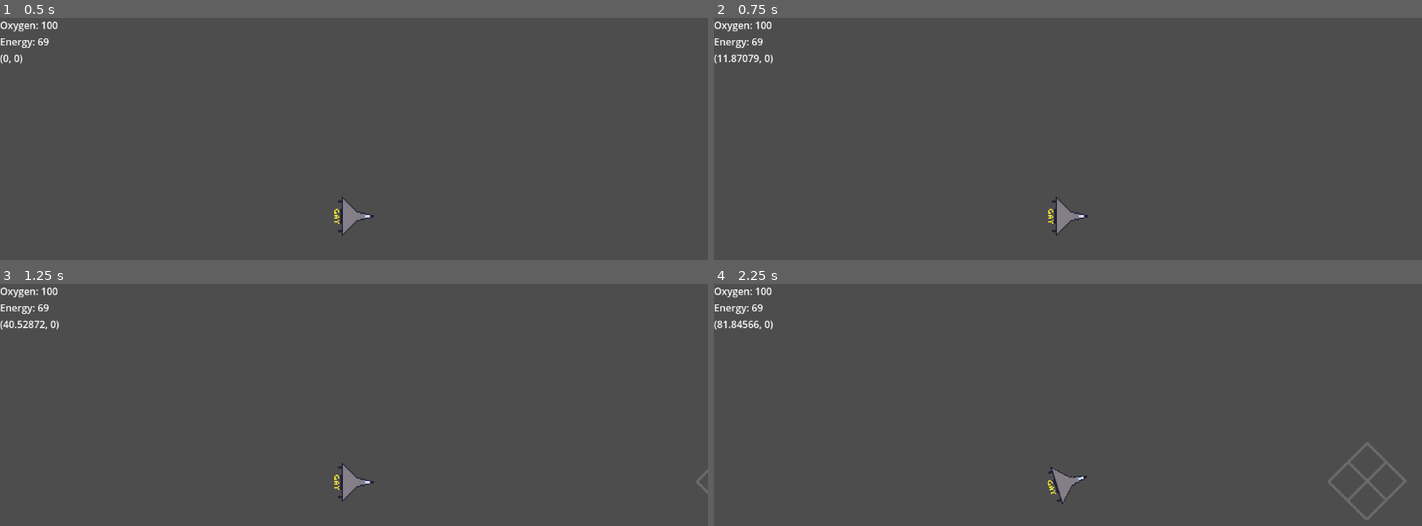
Above: before the commit, frames 1-4 (two rows, left to right).
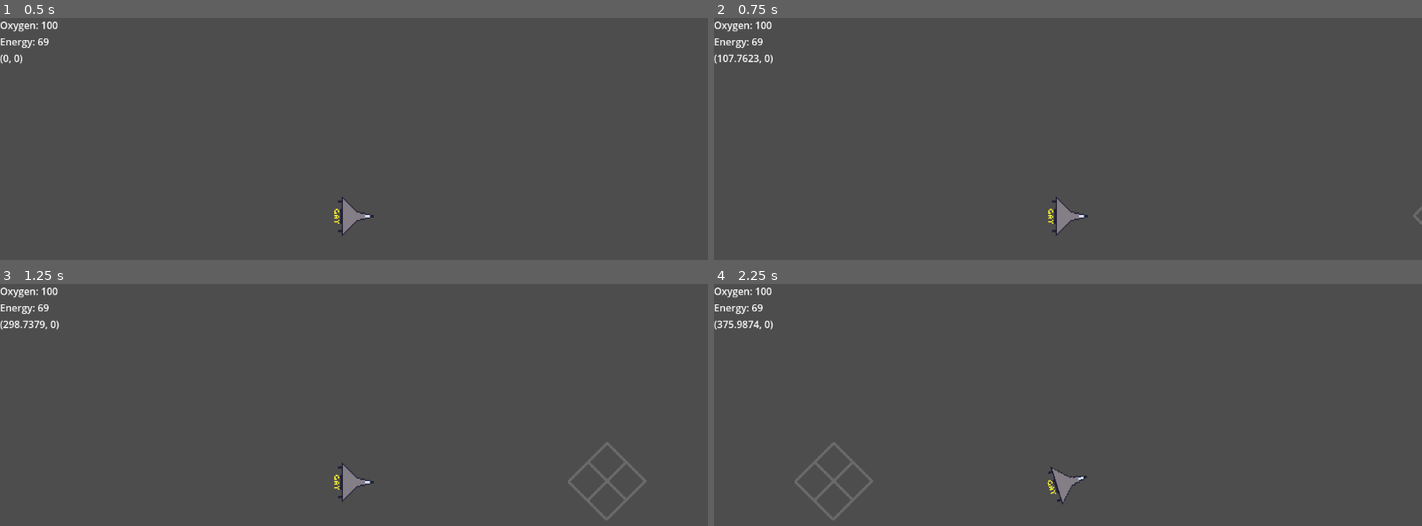
Above: after the commit, the same moments.

Repository: CapybaraIsSwagDev/EndIsNear
Game: Godot game, scene res://World.tscn
Same seed, same stepped clock (60 frames per second), same inputs: the game is played once before the commit and once after it.
Inputs:
- Up to frame 1 (0.5 s): no input
- Up to frame 2 (0.75 s): tap Enter at 0.5 s; hold W (up) from 0.53 s (still down)
- Up to frame 3 (1.25 s): keep holding W (up)
- Up to frame 4 (2.25 s): release W (up) at 2.03 s; hold A (left) from 2.03 s (still down)

Frame 1 is identical in both runs. In frame 2, 0.1% of the frame differs, in the area x 1-100%, y 14-86%; in frame 3, 0.5%; in frame 4, 0.9%, in the area x 0-98%, y 14-98%.

Commit message:
Update player.gd

Diff:
--- a/player.gd
+++ b/player.gd
@@ -7,31 +7,32 @@
 var Energy = 69
 
 
-var speed = 10  # move speed in pixels/sec
-var Acclereration = 1
-var friction = 0.1
+var MaxSpeed = 80 # move speed in pixels/sec
+var Acclereration = 10
+var friction = 1
 var rotation_speed = 1.5  # turning speed in radians/sec
 var vel = Vector2(0,0)
 # Called every frame. 'delta' is the elapsed time since the previous frame.
 func _process(delta):
-	emit_signal("UpdateStats",Oxygen,Energy,vel)
+	emit_signal("UpdateStats",Oxygen,Energy,velocity)
 
 func _physics_process(delta):
 	var move_input = Input.get_axis("down", "up")
 	var rotation_direction = Input.get_axis("left", "right")
-	vel = vel + (transform.x * move_input * Acclereration)
+	velocity = velocity + (transform.x * move_input * Acclereration)
+	var current_speed = velocity.length()
 		# Calculate friction force
-	var friction_force = vel * -friction
+	var friction_force = velocity * -friction
 	# Update velocity
-	var new_vel = vel + friction_force * delta
+	var new_vel = velocity + friction_force * delta
 
-	# Ensure velocity doesn't reverse direction due to friction
-	if vel.length() > 0 and new_vel.length() > vel.length():
+	# Ensure velocity doesn't reverse direction due to friction # MAGIC CODE FROM CHATGPT
+	if current_speed > 0 and new_vel.length() > current_speed:
 		new_vel = Vector2(0, 0)
+	#End of magic code
+	if current_speed > MaxSpeed:
+		velocity = velocity.normalized() * MaxSpeed
 
-
-	rotation += rotation_direction * rotation_speed * delta
+	rotation += rotation_direction * rotation_speed * delta # rotates ship
 	velocity = new_vel
-	vel = new_vel
-	new_vel = Vector2(0,0)
 	move_and_slide()
